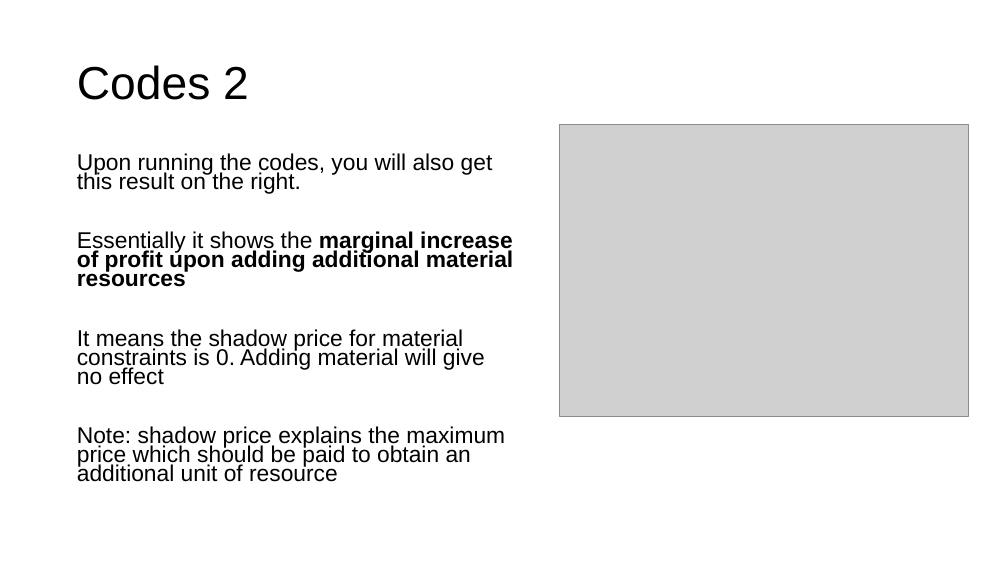
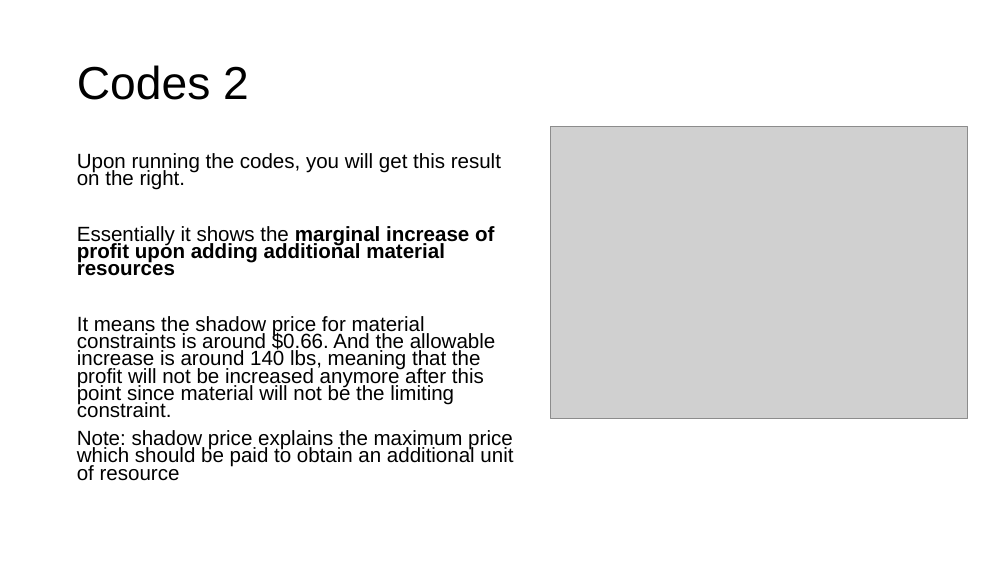
Before and after one commit to Lazuardis/Optimization, a slide deck: slide 5 of Vision Company - Allocation and Transportation Problem/Solution Brief Description - Vision Allocation Problem.pptx. Drawn at 1008x567 pixels with LibreOffice and Linux fonts; fonts in the diff are those of the drawing; grey boxes stand for pictures. Boxes give left, top, right and bottom in pixels: in the first picture for what was removed or moved away, otherwise in the second. Text is boxed around its words. In the diff, an @@ line names an element or a change of style, - is before the commit and + after.

```diff
--- a/Vision Company - Allocation and Transportation Problem/Solution Brief Description - Vision Allocation Problem.pptx
+++ b/Vision Company - Allocation and Transportation Problem/Solution Brief Description - Vision Allocation Problem.pptx
@@ picture: place and size @@
-picture at <box>560,125,968,417</box>
+picture at <box>551,127,968,419</box>
@@ text at <box>77,153,501,190</box>: text changed; size 21.7 to 19.6 pt @@
-Upon running the codes, you will also get this result on the right.
+Upon running the codes, you will get this result on the right.
@@ text at <box>77,226,513,481</box>: size 21.7 to 19.6 pt in "Essentially it shows the marginal increase of ...", "Note: shadow price explains the maximum price ..." @@
@@ text at <box>77,316,496,418</box>: text changed; size 21.7 to 19.6 pt @@
-It means the shadow price for material constraints is 0. Adding material will give no effect
+It means the shadow price for material constraints is around $0.66. And the allowable increase is around 140 lbs, meaning that the profit will not be increased anymore after this point since material will not be the limiting constraint.
```
Also in this commit, not shown: 7 other slides changed, 1 slide added, 1 slide removed, 1 other file.
